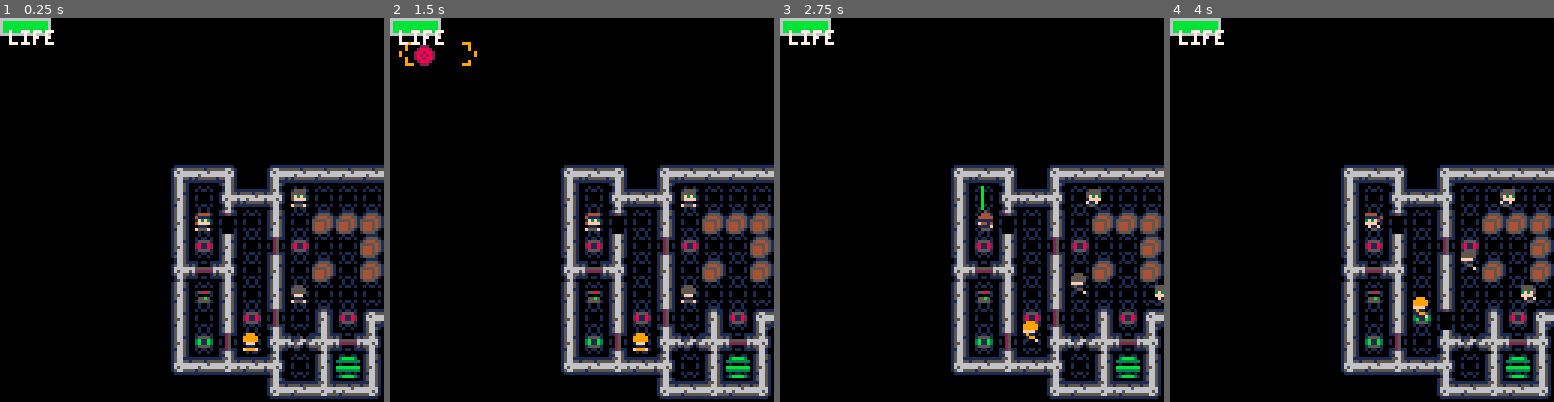
Above: before the commit, frames 1-4 (left to right).
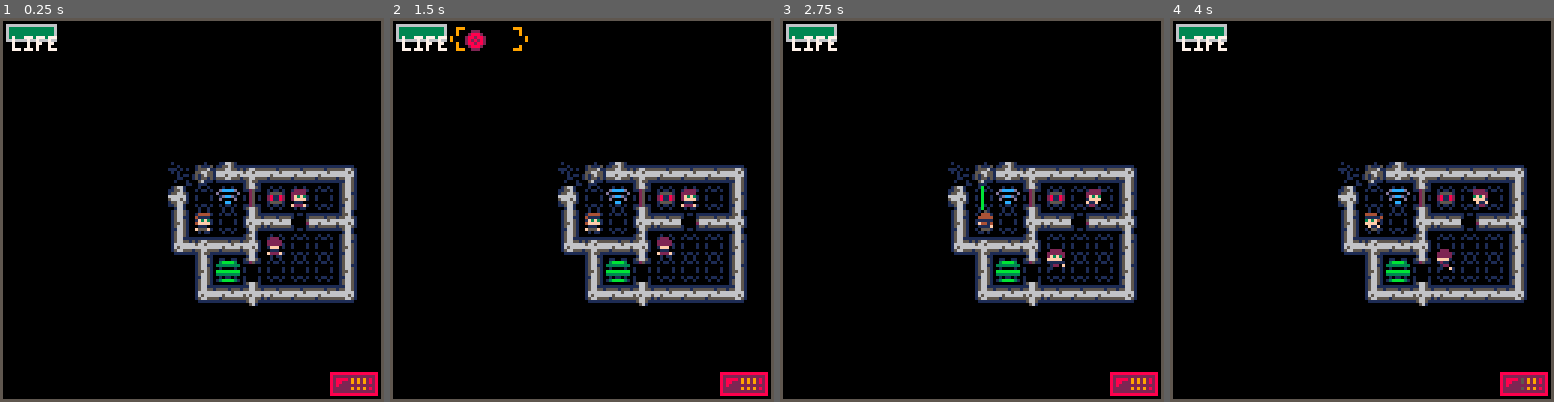
Above: after the commit, the same moments.

Repository: fmd/soldier01
Game: PICO-8 cartridge revelation.p8
The game is run twice, just before and just after one commit, with the same random seed, the same clock (stepped at 60 frames per second) and the same inputs.
Inputs:
- Up to frame 1 (0.25 s): no input
- Up to frame 2 (1.5 s): tap X (X key) at 0.33, 1.07 s; tap O (Z key) at 0.7 s
- Up to frame 3 (2.75 s): hold Right 1.6-2.1 s; tap O (Z key) at 1.7, 2.1, 2.5 s; tap X (X key) at 1.85 s; hold Up 2.15-2.42 s; hold Right from 2.47 s (still down)
- Up to frame 4 (4 s): tap O (Z key) at 2.9, 3.3, 3.7 s; tap X (X key) at 2.97 s; release Right at 3.03 s; hold Left 3.08-3.58 s; hold Down 3.63-3.97 s

The runs differ from the first frame. In frame 1, 23% of the frame differs, in the area x 0-100%, y 0-100%; in frame 2, 24%; in frame 3, 23%; in frame 4, 24%.

Commit message:
ui and bullets

Diff:
--- a/revelation.p8
+++ b/revelation.p8
@@ -2,7 +2,10 @@
 version 16
 __lua__
 -- debug values to reset on release
-starting_level = 2
+starting_level = 1
+inventory = { socom = 4,
+              c4 = -1 }
+equipped = "socom"
 
 -- load the sprites and that
 function init_level(lv)
@@ -29,7 +32,7 @@
 
   -- palette swap commands and movement function strings for enemy variants
   enemies = {enemy1 = {{"clockwise", {5, 5}}, -- variant 1
-                       {"line", {5, 9}} }} -- variant 2
+                       {"line", {5, 2}} }} -- variant 2
 
 
   levels = {{11,0,15,6}, {0,0,11,10}} -- xstart, ystart, w, h
@@ -43,6 +46,9 @@
   frame = 1
   z_down = 0
   x_down = 0
+
+  if (inventory["socom"] > -1) inventory["socom"] = 4
+  if (inventory["c4"] > -1) inventory["c4"] = 2
 end
 
 function init_actors()
@@ -53,24 +59,28 @@
   goals = {}
   items = {}
   if (level == 1) then
-    actors = {{id = 1, pattern = "player", facing = 1, pos = {x = 1, y = 2}, life = 3, max_life = 3, death_frames = 0, hurt_frames = 0, attack_frames = 0, blood_prints = 0, stunned_turns = 0, act = {a = 0x00, d = -1}}}
+    actors = {{id = 1, pattern = "player", facing = 1, pos = {x = 1, y = 2}, life = 3, max_life = 3, death_frames = 0, hurt_frames = 0, attack_frames = 0, blood_prints = 0, stunned_turns = 0, act = {a = 0x00, d = -1}},
+              {id = 2, pattern = "enemy1", facing = 1, variant = 2, pos = {x = 5, y = 1}, life = 1, death_frames = 0, hurt_frames = 0, attack_frames = 0, blood_prints = 0, stunned_turns = 0, act = {a = 0x00, d = -1}},
+              {id = 3, pattern = "enemy1", facing = 0, variant = 2, pos = {x = 4, y = 3}, life = 1, death_frames = 0, hurt_frames = 0, attack_frames = 0, blood_prints = 0, stunned_turns = 0, act = {a = 0x00, d = -1}}}
     relays = {{pattern = "relay", pos = {x = 2, y = 1}}}
+    scanners = {{pattern = "scanner", pos = {x = 4, y = 1}, player_allowed = false}}
+    doors = {{pattern = "door", facing = 1, open = 0, open_turns = 0, pos = {x = 3,y = 1}}}
     goals = {{pattern = "goal", pos = {x = 2, y = 4}}}
   end
 
   if (level == 2) then
-    actors = {{id = 1, pattern = "player", facing = 1, variant = 1, pos = {x = 1, y = 2}, life = 3, max_life = 3, death_frames = 0, hurt_frames = 0, attack_frames = 0, blood_prints = 0, stunned_turns = 0, act = {a = 0x00, d = -1}},
+    actors = {{id = 1, pattern = "player", facing = 1, variant = 1, pos = {x = 1, y = 1}, life = 3, max_life = 3, death_frames = 0, hurt_frames = 0, attack_frames = 0, blood_prints = 0, stunned_turns = 0, act = {a = 0x00, d = -1}},
               {id = 2, pattern = "enemy1", facing = 1, variant = 1, pos = {x = 5, y = 1}, life = 1, death_frames = 0, hurt_frames = 0, attack_frames = 0, blood_prints = 0, stunned_turns = 0, act = {a = 0x00, d = -1}},
               {id = 3, pattern = "enemy1", facing = 2, variant = 1, pos = {x = 9, y = 1}, life = 1, death_frames = 0, hurt_frames = 0, attack_frames = 0, blood_prints = 0, stunned_turns = 0, act = {a = 0x00, d = -1}},
               {id = 4, pattern = "enemy1", facing = 3, variant = 1, pos = {x = 9, y = 5}, life = 1, death_frames = 0, hurt_frames = 0, attack_frames = 0, blood_prints = 0, stunned_turns = 0, act = {a = 0x00, d = -1}},
               {id = 5, pattern = "enemy1", facing = 0, variant = 1, pos = {x = 5, y = 5}, life = 1, death_frames = 0, hurt_frames = 0, attack_frames = 0, blood_prints = 0, stunned_turns = 0, act = {a = 0x00, d = -1}},
               {id = 6, pattern = "enemy1", facing = 0, variant = 2, pos = {x = 3, y = 7}, life = 1, death_frames = 0, hurt_frames = 0, attack_frames = 0, blood_prints = 0, stunned_turns = 0, act = {a = 0x00, d = -1}}}
 
-    scanners = {{pattern = "scanner", pos = {x = 1, y = 3}, facing = 1, player_allowed = false},
-               {pattern = "scanner", pos = {x = 5, y = 3}, facing = 1, player_allowed = false},
-               {pattern = "scanner", pos = {x = 3, y = 6}, facing = 1, player_allowed = false},
-               {pattern = "scanner", pos = {x = 7, y = 6}, facing = 1, player_allowed = false},
-               {pattern = "scanner", pos = {x = 1, y = 7}, facing = 1, player_allowed = true}}
+    scanners = {{pattern = "scanner", pos = {x = 1, y = 3}, player_allowed = false},
+               {pattern = "scanner", pos = {x = 5, y = 3}, player_allowed = false},
+               {pattern = "scanner", pos = {x = 3, y = 6}, player_allowed = false},
+               {pattern = "scanner", pos = {x = 7, y = 6}, player_allowed = false},
+               {pattern = "scanner", pos = {x = 1, y = 7}, player_allowed = true}}
 
     doors =    {{pattern = "door", pos = {x = 1, y = 4}, facing = 2, open = 0, open_turns = 0},
                {pattern = "door", pos = {x = 4, y = 3}, facing = 1, open = 0, open_turns = 0},
@@ -79,7 +89,7 @@
                {pattern = "door", pos = {x = 2, y = 7}, facing = 1, open = 0, open_turns = 0}}
 
     items = {{pattern = "c4", pos = {x = 1, y = 5}}}
-
+    relays = {{pattern = "relay", pos = {x = 1, y = 2}}}
     goals = {{pattern = "goal", pos = {x = 7, y = 8}}}
   end
 
@@ -453,6 +463,11 @@
 end
 
 function attempt_shot(actor)
+  if (actor == player) then
+    if (inventory["socom"] <= 0) return
+    inventory["socom"] -= 1
+  end
+
   for i, tile in pairs(collect_tile_line(actor)) do
     for j, a in pairs(actors) do
       if (actor != a and a.pos.x == tile.x and a.pos.y == tile.y) hurt_actor(a)
@@ -485,7 +500,7 @@
 end
 
 function roll_frame()
-  for k, actor in pairs(actors) do
+  for actor in all(actors) do
     if (actor.death_frames > 0) actor.death_frames -= 1
     if (actor.hurt_frames > 0) actor.hurt_frames -= 1
     if (actor.attack_frames > 0) actor.attack_frames -= 1
@@ -618,10 +633,10 @@
 end
 
 function draw_lasers()
-  for k, actor in pairs(actors) do
+  for actor in all(actors) do
     if (actor.act.a == 0x01) then
-      for k, tile in pairs(collect_tile_line(actor)) do
-        spr(sprites[actor.pattern][6][actor.act.d % 2 + 1], tile.x*8, tile.y*8)
+      for tile in all(collect_tile_line(actor)) do
+        if (actor != player or inventory["socom"] > -1) spr(sprites[actor.pattern][6][actor.act.d % 2 + 1], tile.x*8, tile.y*8)
       end
     end
   end
@@ -661,22 +676,52 @@
   end
 end
 
+function draw_socom()
+  spr(155, 110, 118)
+  spr(156, 118, 118)
+
+  for i = 0, (3 - inventory["socom"]), 1 do
+    draw_socom_bullet(117+i*2,120, 5)
+  end
+end
+
+function draw_socom_bullet(x,y,c)
+  pset(x,y,c)
+  pset(x,y+1,c)
+  pset(x,y+3,c)
+end
+
 function draw_ui()
+  -- draw action brackets
   if (idle_start != nil and (player_action.d > -1 or player_action.a != 0x00)) then
-    spr(62, (player.pos.x - 1) * 8, (player.pos.y - 1) * 8)
-    spr(63, (player.pos.x + 2) * 8, (player.pos.y - 1) * 8)
-  end
-
-  if (idle_start != nil and player_action.a == 0x01) spr(57, player.pos.x * 8, (player.pos.y - 1) * 8)
-  if (idle_start != nil and player_action.a == 0x10) spr(56, player.pos.x * 8, (player.pos.y - 1) * 8)
-  if (idle_start != nil and player_action.a == 0x11) spr(45, player.pos.x * 8, (player.pos.y - 1) * 8)
-  if (idle_start != nil and player_action.a == 0x00 and player_action.d > -1) spr(58 + player_action.d, (player.pos.x) * 8, (player.pos.y - 1) * 8)
-  if (idle_start != nil and player_action.a != 0x00 and player_action.d > -1) spr(58 + player_action.d, (player.pos.x + 1) * 8, (player.pos.y - 1) * 8)
-
-  rect(0,0,16,5,6)
-  rectfill(1,1,15,4,3)
-  if (player.life > 0) rectfill(1,1,player.life * 5,4,11)
-  print("life", 3, 4, 7)
+    if (player_action.a != 0x11) then
+      spr(62, 17, 3)
+      spr(63, 41, 3)
+    else
+      spr(62, 17, 3)
+      spr(63, 49, 3)
+    end
+  end
+
+  -- draw action symbols
+  if (idle_start != nil and player_action.a == 0x01) spr(57, 25, 3)
+  if (idle_start != nil and player_action.a == 0x10) spr(56, 25, 3)
+  if (idle_start != nil and player_action.a == 0x11) spr(57, 25, 3); spr(56, 33, 3)
+  if (idle_start != nil and player_action.a == 0x00 and player_action.d > -1) spr(58 + player_action.d, 25, 3)
+  if (idle_start != nil and (player_action.a == 0x01 or player_action.a == 0x10) and player_action.d > -1) spr(58 + player_action.d, 33, 3)
+  if (idle_start != nil and player_action.a == 0x11 and player_action.d > -1) spr(58 + player_action.d, 41, 3)
+
+  -- draw health bar
+  rect(2,2,18,7,6)
+  rectfill(3,3,17,6,2)
+  if (player.life > 0) rectfill(3,3,player.life * 5 + 2,6,3)
+  print("life", 4, 6, 7)
+
+  -- draw item use. todo -- make it real and actually work
+  if (equipped == "socom") draw_socom()
+
+  -- nice little window border
+  rect(0,0,127,127,5)
 end
 
 function _draw()
@@ -766,22 +811,22 @@
 00000000000000005100001501555510000cc0000055b50001555510333333330000000000000000000000000000000000000000600011100011100600000000
 0101101001000010110110110101101001011010005555000101101001000010000000000000000000000000000000000000000061b9c8110001110600000000
 0010010001000010000000000010010000100100000000000010010013bbbb310000000000000000000000000000000000000000666666666666666600000000
-00000000000000000000000000000000000000000000000000100100000000000000000000000000000000008888888888888888000000000000000000000000
-00000000000000000000000000000000000000000000000000000000000000000000000000000000000000008222222222222228000000000000000000000000
-00000000000000000000000000000000000000000000000000000000000000000000000000000000000000008288882929292828000000000000000000000000
-00000000000000000000000000000000000000000000000000000000000000000000000000000000000000008288222929292828000000000000000000000000
-00000000000000000000000000000000000000000000000000000000000000000000000000000000000000008282222222222228000000000000000000000000
-00000000000000000000000000000000000000000000000000000000000000000000000000000000000000008222222929292828000000000000000000000000
-00000000000000000000000000000000000000000000000000000000000000000000000000000000000000008222222222222228000000000000000000000000
-00000000000000000000000000000000000000000000000000000000000000000000000000000000000000008888888888888888000000000000000000000000
-0000000000000000000000000000000000000000000000000000000000000000000000000000000000000000bbbbbbbbbbbbbbbb000000000000000000000000
-0000000000000000000000000000000000000000000000000000000000000000000000000000000000000000b33333333333333b000000000000000000000000
-0000000000000000000000000000000000000000000000000000000000000000000000000000000000000000b3bbbb333993883b000000000000000000000000
-0000000000000000000000000000000000000000000000000000000000000000000000000000000000000000b3b3bbb33993883b000000000000000000000000
-0000000000000000000000000000000000000000000000000000000000000000000000000000000000000000b3bb3b333333333b000000000000000000000000
-0000000000000000000000000000000000000000000000000000000000000000000000000000000000000000b33333333993883b000000000000000000000000
-0000000000000000000000000000000000000000000000000000000000000000000000000000000000000000b33333333333333b000000000000000000000000
-0000000000000000000000000000000000000000000000000000000000000000000000000000000000000000bbbbbbbbbbbbbbbb000000000000000000000000
+00000000000000000000000000000000000000000000000000100100000000000000000000000000000000008888888888888888bbbbbbbbbbbbbbbb00000000
+00000000000000000000000000000000000000000000000000000000000000000000000000000000000000008222222222222228b33333333333333b00000000
+00000000000000000000000000000000000000000000000000000000000000000000000000000000000000008288882929292828b3bbbb333993883b00000000
+00000000000000000000000000000000000000000000000000000000000000000000000000000000000000008288222929292828b3b3bbb33993883b00000000
+00000000000000000000000000000000000000000000000000000000000000000000000000000000000000008282222222222228b3bb3b333333333b00000000
+00000000000000000000000000000000000000000000000000000000000000000000000000000000000000008222222929292828b33333333993883b00000000
+00000000000000000000000000000000000000000000000000000000000000000000000000000000000000008222222222222228b33333333333333b00000000
+00000000000000000000000000000000000000000000000000000000000000000000000000000000000000008888888888888888bbbbbbbbbbbbbbbb00000000
+00000000000000000000000000000000000000000000000000000000000000000000000000000000000000000000000000000000000000000000000000000000
+00000000000000000000000000000000000000000000000000000000000000000000000000000000000000000000000000000000000000000000000000000000
+00000000000000000000000000000000000000000000000000000000000000000000000000000000000000000000000000000000000000000000000000000000
+00000000000000000000000000000000000000000000000000000000000000000000000000000000000000000000000000000000000000000000000000000000
+00000000000000000000000000000000000000000000000000000000000000000000000000000000000000000000000000000000000000000000000000000000
+00000000000000000000000000000000000000000000000000000000000000000000000000000000000000000000000000000000000000000000000000000000
+00000000000000000000000000000000000000000000000000000000000000000000000000000000000000000000000000000000000000000000000000000000
+00000000000000000000000000000000000000000000000000000000000000000000000000000000000000000000000000000000000000000000000000000000
 00000000000000000000000000000000000000000000000000000000000000000000000000000000000000000000000000000000000000000000000000000000
 00000000000000000000000000000000000000000000000000000000000000000000000000000000000000000000000000000000000000000000000000000000
 00000000000000000000000000000000000000000000000000000000000000000000000000000000000000000000000000000000000000000000000000000000
@@ -833,3 +878,15 @@
 5080818063455182738888888888880000000000000000000000000000000000000000000000000000000000000000000000000000000000000000000000000000000000000000000000000000000000000000000000000000000000000000000000000000000000000000000000000000000000000000000000000000000000
 606152617380508050ffbfbf0000000000000000000000000000000000000000000000000000000000000000000000000000000000000000000000000000000000000000000000000000000000000000000000000000000000000000000000000000000000000000000000000000000000000000000000000000000000000000
 00000000606152616200bfbf0000000000000000000000000000000000000000000000000000000000000000000000000000000000000000000000000000000000000000000000000000000000000000000000000000000000000000000000000000000000000000000000000000000000000000000000000000000000000000
+4061616161614161616161420000000000000000000000000000000000000000000000000000000000000000000000000000000000000000000000000000000000000000000000000000000000000000000000000000000000000000000000000000000000000000000000000000000000000000000000000000000000000000
+5080535380808080535380500000000000000000000000000000000000000000000000000000000000000000000000000000000000000000000000000000000000000000000000000000000000000000000000000000000000000000000000000000000000000000000000000000000000000000000000000000000000000000
+5080808080535380535380500000000000000000000000000000000000000000000000000000000000000000000000000000000000000000000000000000000000000000000000000000000000000000000000000000000000000000000000000000000000000000000000000000000000000000000000000000000000000000
+6380535380535380808080500000000000000000000000000000000000000000000000000000000000000000000000000000000000000000000000000000000000000000000000000000000000000000000000000000000000000000000000000000000000000000000000000000000000000000000000000000000000000000
+5080535380535380808080500000000000000000000000000000000000000000000000000000000000000000000000000000000000000000000000000000000000000000000000000000000000000000000000000000000000000000000000000000000000000000000000000000000000000000000000000000000000000000
+5080808080808080535380500000000000000000000000000000000000000000000000000000000000000000000000000000000000000000000000000000000000000000000000000000000000000000000000000000000000000000000000000000000000000000000000000000000000000000000000000000000000000000
+6061616161615261616161620000000000000000000000000000000000000000000000000000000000000000000000000000000000000000000000000000000000000000000000000000000000000000000000000000000000000000000000000000000000000000000000000000000000000000000000000000000000000000
+…(5 lines of a section not shown)…
Not shown, changed: the music (__music__) section of revelation.p8
Not shown, changed: the sound effects (__sfx__) section of revelation.p8
